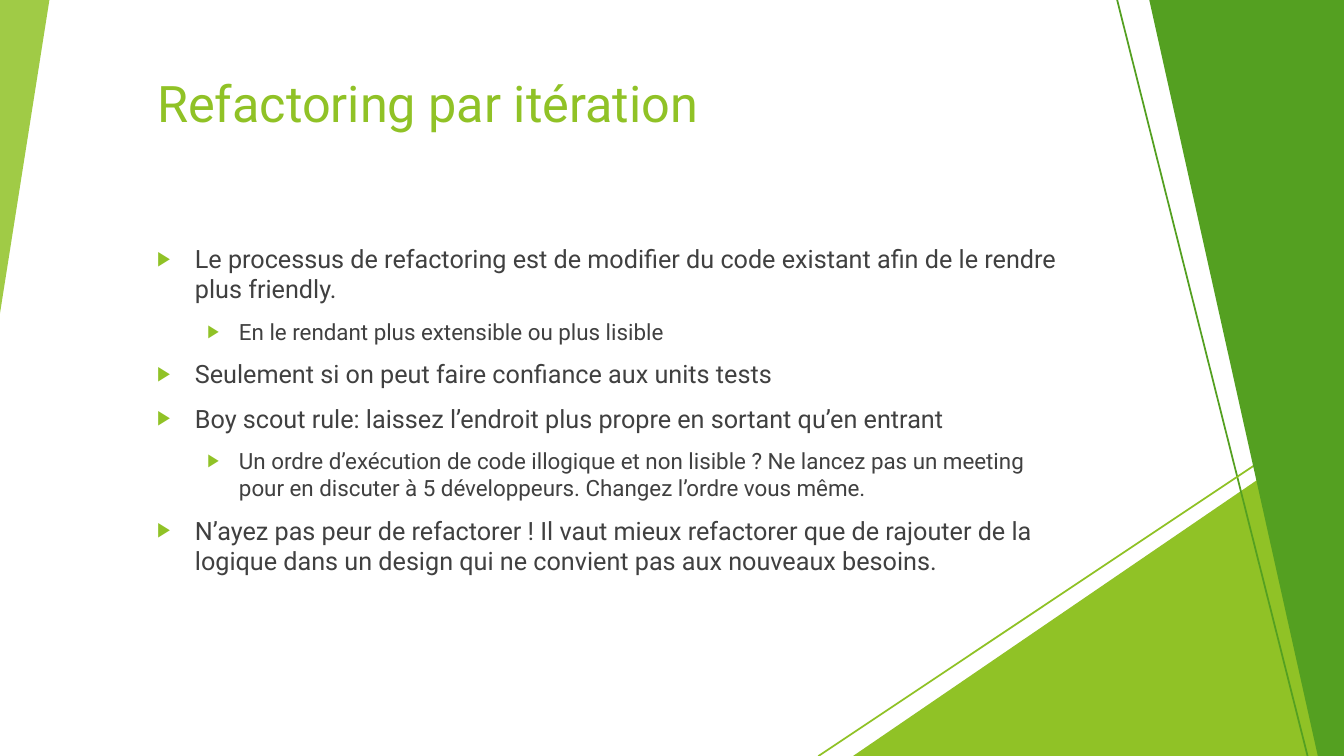
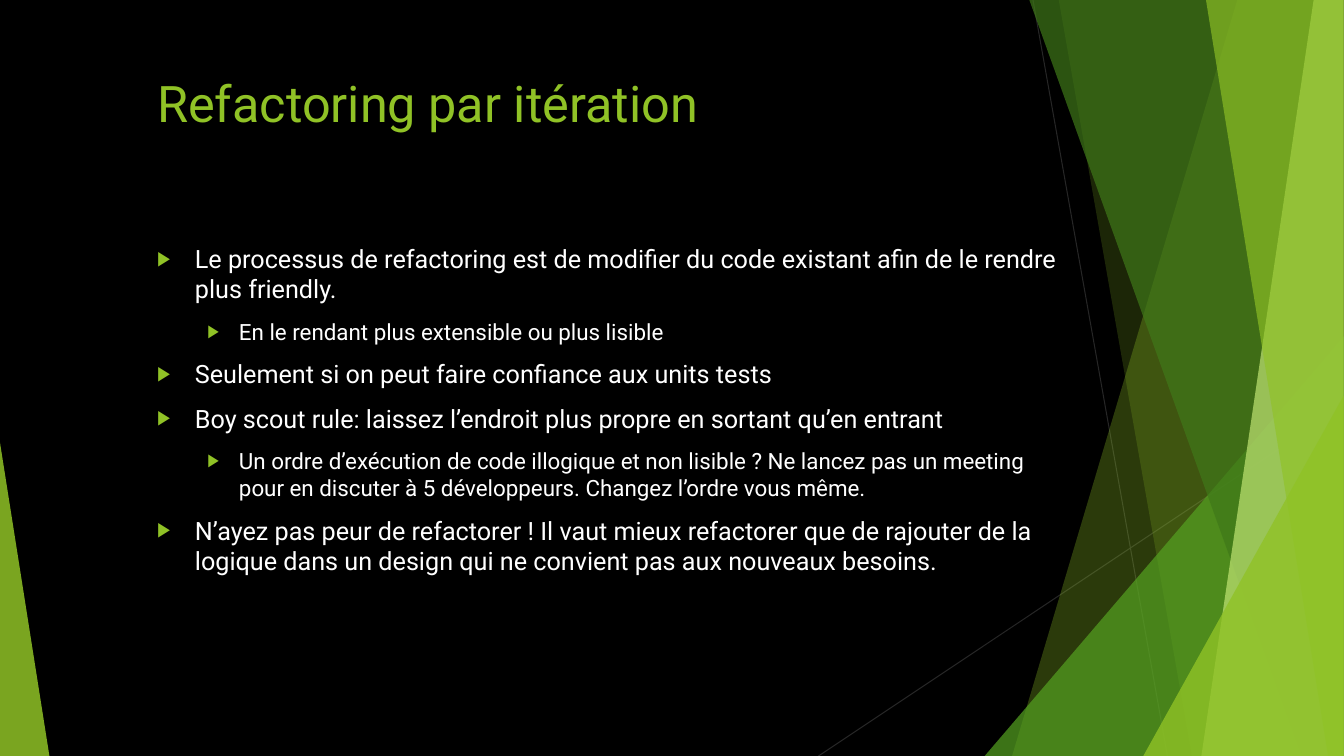
Before and after one commit to worming004/SimpleIsNotEasy, a slide deck: slide 25 of PPT/Easy != Simple.pptx. Drawn at 1344x756 pixels with LibreOffice and Linux fonts; fonts in the diff are those of the drawing. Boxes give left, top, right and bottom in pixels: in the first picture for what was removed or moved away, otherwise in the second. Text is boxed around its words. In the diff, an @@ line names an element or a change of style, - is before the commit and + after.

```diff
--- a/PPT/Easy != Simple.pptx
+++ b/PPT/Easy != Simple.pptx
@@ background #FFFFFF to #000000 @@
@@ rectangle removed at <box>0,0,1344,756</box> @@
@@ triangle removed at <box>0,0,49,314</box> @@
@@ line (1033, 0) - (1168, 756): stroke #BFBFBF 0.75 pt to #262626 0.75 pt @@
@@ line removed from (1117, 0) to (1308, 756) @@
@@ freeform shape removed at <box>1149,0,1344,756</box> @@
@@ text "Le processus de refactoring est ..." at <box>195,249,1055,576</box>: text colour #404040 to #FFFFFF @@
@@ line (1344, 406) - (819, 756): stroke #D9D9D9 0.75 pt to #262626 0.75 pt @@
@@ line removed from (1344, 406) to (819, 756) @@
@@ triangle removed at <box>853,421,1344,756</box> @@
```
Also in this commit, not shown: 34 other slides changed.
